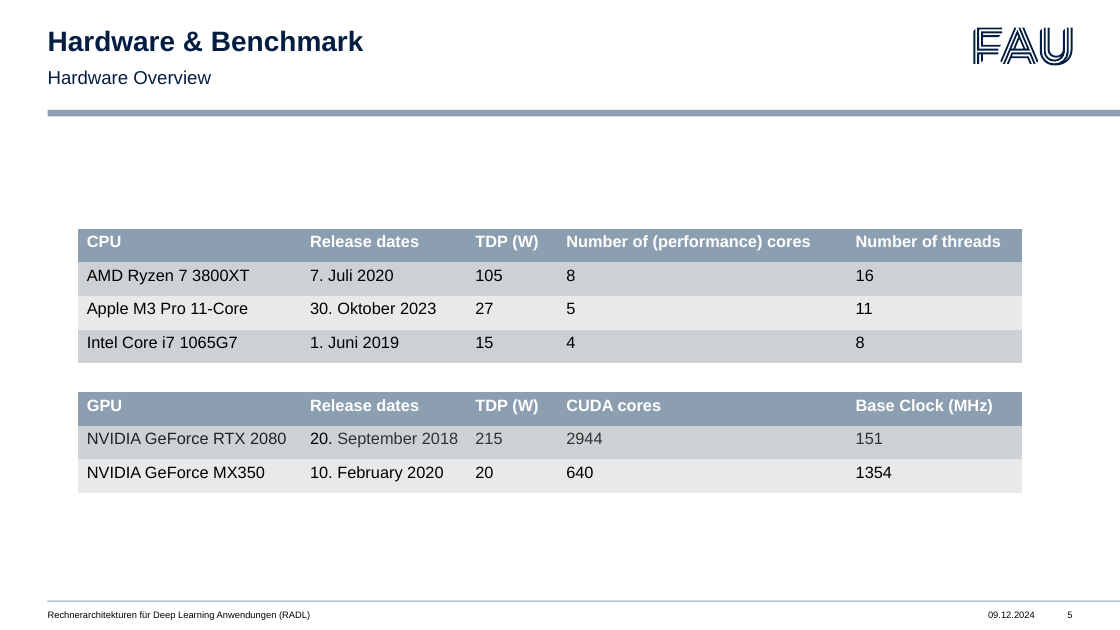
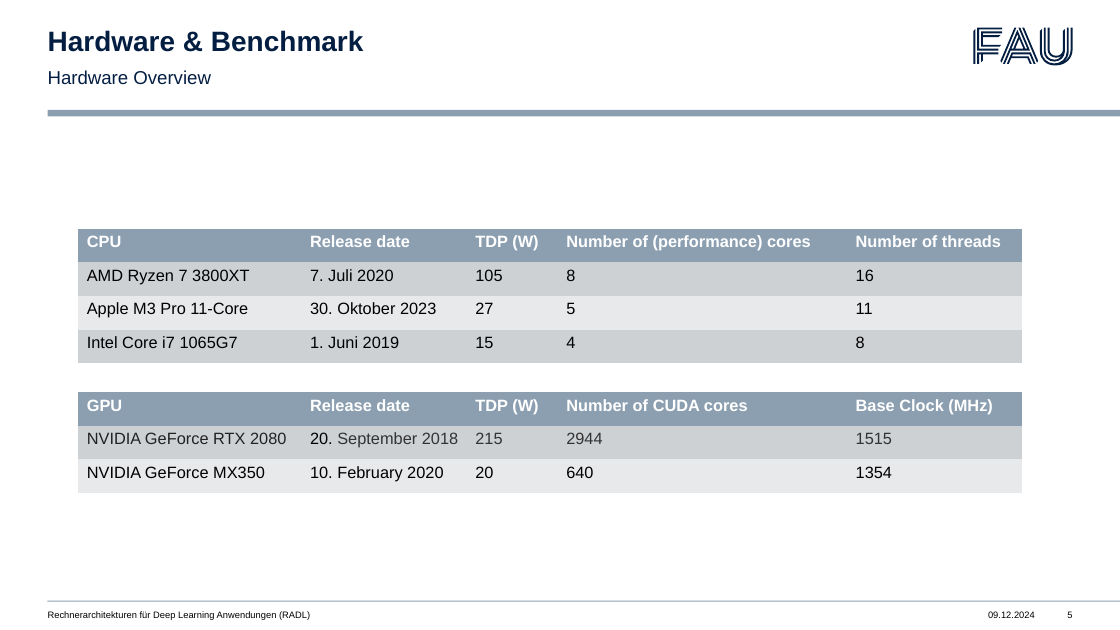
Before and after one commit to libalis/radl, a slide deck: slide 5 of Presentations/3. Presentation/3. Presentation.pptx. Drawn at 1120x630 pixels with LibreOffice and Linux fonts; fonts in the diff are those of the drawing. Boxes give left, top, right and bottom in pixels: in the first picture for what was removed or moved away, otherwise in the second. Text is boxed around its words. In the diff, an @@ line names an element or a change of style, - is before the commit and + after.

```diff
--- a/Presentations/3. Presentation/3. Presentation.pptx
+++ b/Presentations/3. Presentation/3. Presentation.pptx
@@ table at [78, 229, 1022, 363] @@
-row 1, column 2: Release dates
+row 1, column 2: Release date
@@ table at [78, 392, 1022, 493] @@
-row 1, column 2: Release dates
+row 1, column 2: Release date
-row 1, column 4: CUDA cores
+row 1, column 4: Number of CUDA cores
-row 2, column 5: 151
+row 2, column 5: 1515
```
Also in this commit, not shown: 1 other slide changed, 2 other files.
